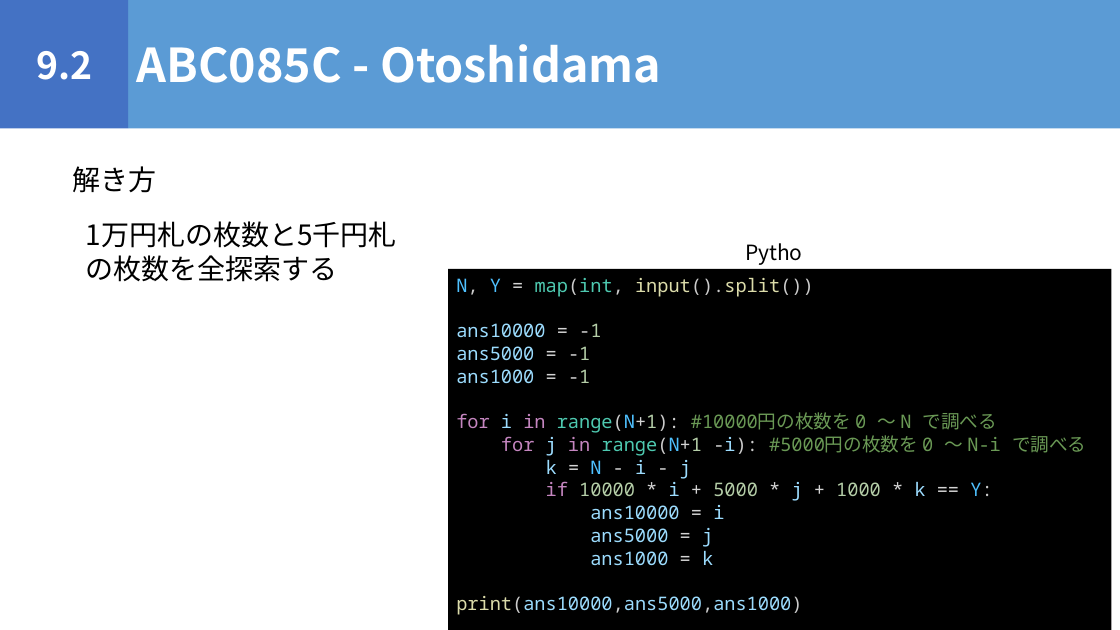
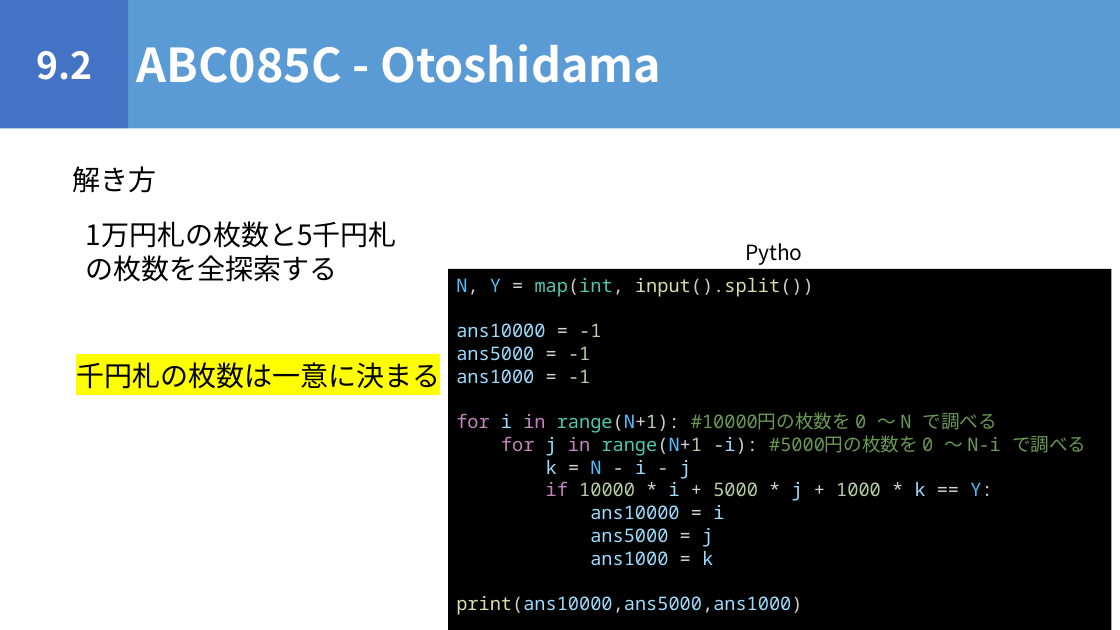
Before and after one commit to igeeeeee/triC_AtCoder_Beginners_Selection, a slide deck: slide 55 of ABS_勉強会.pptx (slide 46 before the commit). Drawn at 1120x630 pixels with LibreOffice and Linux fonts; fonts in the diff are those of the drawing. Boxes give left, top, right and bottom in pixels: in the first picture for what was removed or moved away, otherwise in the second. Text is boxed around its words. In the diff, an @@ line names an element or a change of style, - is before the commit and + after.

```diff
--- a/ABS_勉強会.pptx
+++ b/ABS_勉強会.pptx
@@ text added at [76, 362, 440, 389], 24 pt, text #000000 @@
+千円札の枚数は一意に決まる
```
Also in this commit, not shown: 6 other slides changed, 12 slides added, 1 slide removed, 1 other file.
